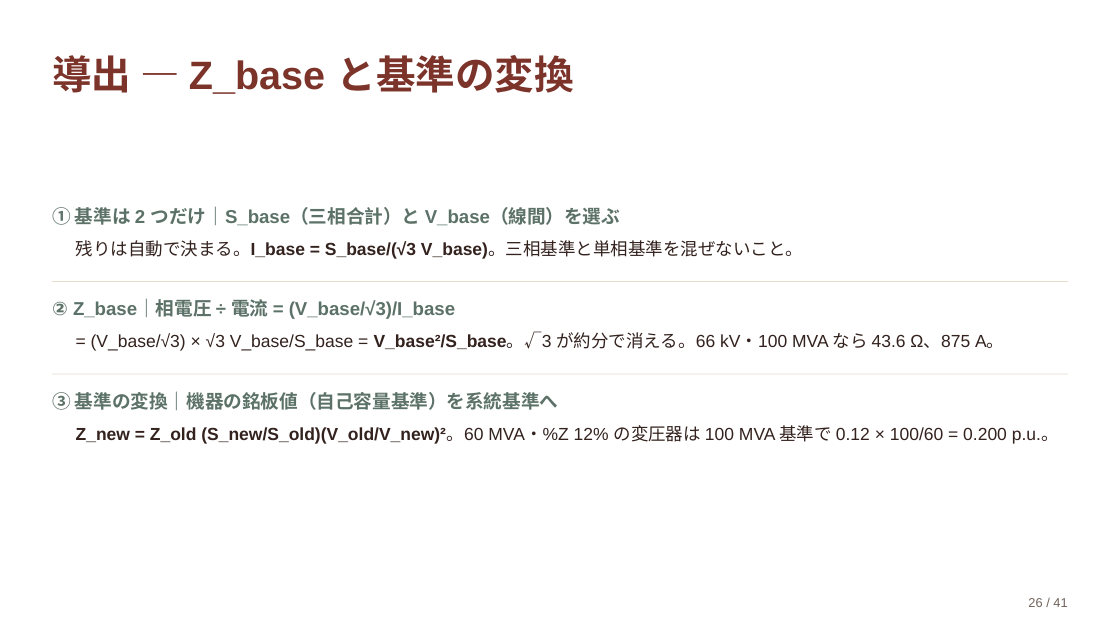
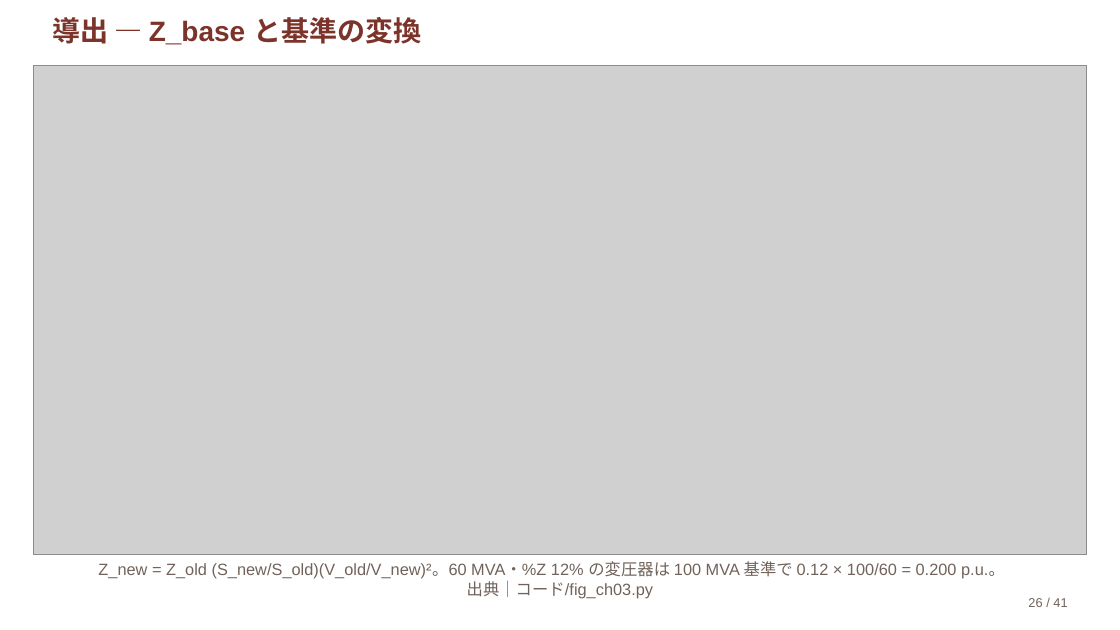
Before and after one commit to lutelute/ryukyu-power-system-2026, a slide deck: slide 26 of スライド/ch03.pptx. Drawn at 1120x630 pixels with LibreOffice and Linux fonts; fonts in the diff are those of the drawing; grey boxes stand for pictures. Boxes give left, top, right and bottom in pixels: in the first picture for what was removed or moved away, otherwise in the second. Text is boxed around its words. In the diff, an @@ line names an element or a change of style, - is before the commit and + after.

```diff
--- a/スライド/ch03.pptx
+++ b/スライド/ch03.pptx
@@ text "導出 — Z_base と基準の変換": place and size @@
-text "導出 — Z_base と基準の変換" at box(52, 55, 574, 94)
+text "導出 — Z_base と基準の変換" at box(52, 17, 421, 45)
@@ text "導出 — Z_base と基準の変換" at box(52, 17, 421, 45): size 33.9 to 24 pt; line spacing 1.06 to 1; vertical alignment middle to top @@
@@ picture added at box(34, 66, 1086, 555) @@
@@ text removed at box(52, 206, 620, 226) @@
-① 基準は 2 つだけ｜S_base（三相合計）と V_base（線間）を選ぶ
@@ text removed at box(76, 240, 803, 259) @@
-残りは自動で決まる。I_base = S_base/(√3 V_base)。三相基準と単相基準を混ぜないこと。
@@ rectangle removed at box(52, 281, 1068, 282) @@
@@ text removed at box(52, 298, 455, 319) @@
-② Z_base｜相電圧 ÷ 電流 = (V_base/√3)/I_base
@@ text removed at box(91, 332, 1004, 351) @@
-= (V_base/√3) × √3 V_base/S_base = V_base²/S_base。√3 が約分で消える。66 kV・100 MVA なら 43.6 Ω、875 A。
@@ rectangle removed at box(52, 374, 1068, 375) @@
@@ text removed at box(52, 391, 559, 410) @@
-③ 基準の変換｜機器の銘板値（自己容量基準）を系統基準へ
@@ text at box(98, 561, 1005, 599): text changed; size 15 to 14 pt; text colour #33221E to #71635B @@
-Z_new = Z_old (S_new/S_old)(V_old/V_new)²。60 MVA・%Z 12% の変圧器は 100 MVA 基準で 0.12 × 100/60 = 0.200 p.u.。
+Z_new = Z_old (S_new/S_old)(V_old/V_new)²。60 MVA・%Z 12% の変圧器は 100 MVA 基準で 0.12 × 100/60 = 0.200 p.u.。 出典｜コード/fig_ch03.py
```
Also in this commit, not shown: 8 other slides changed, 50 other files.
